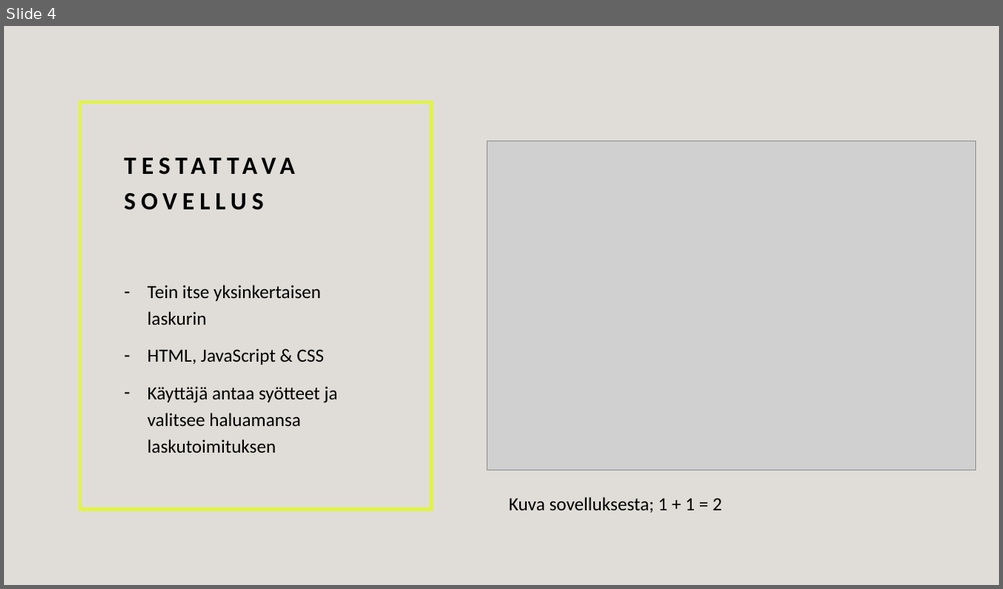
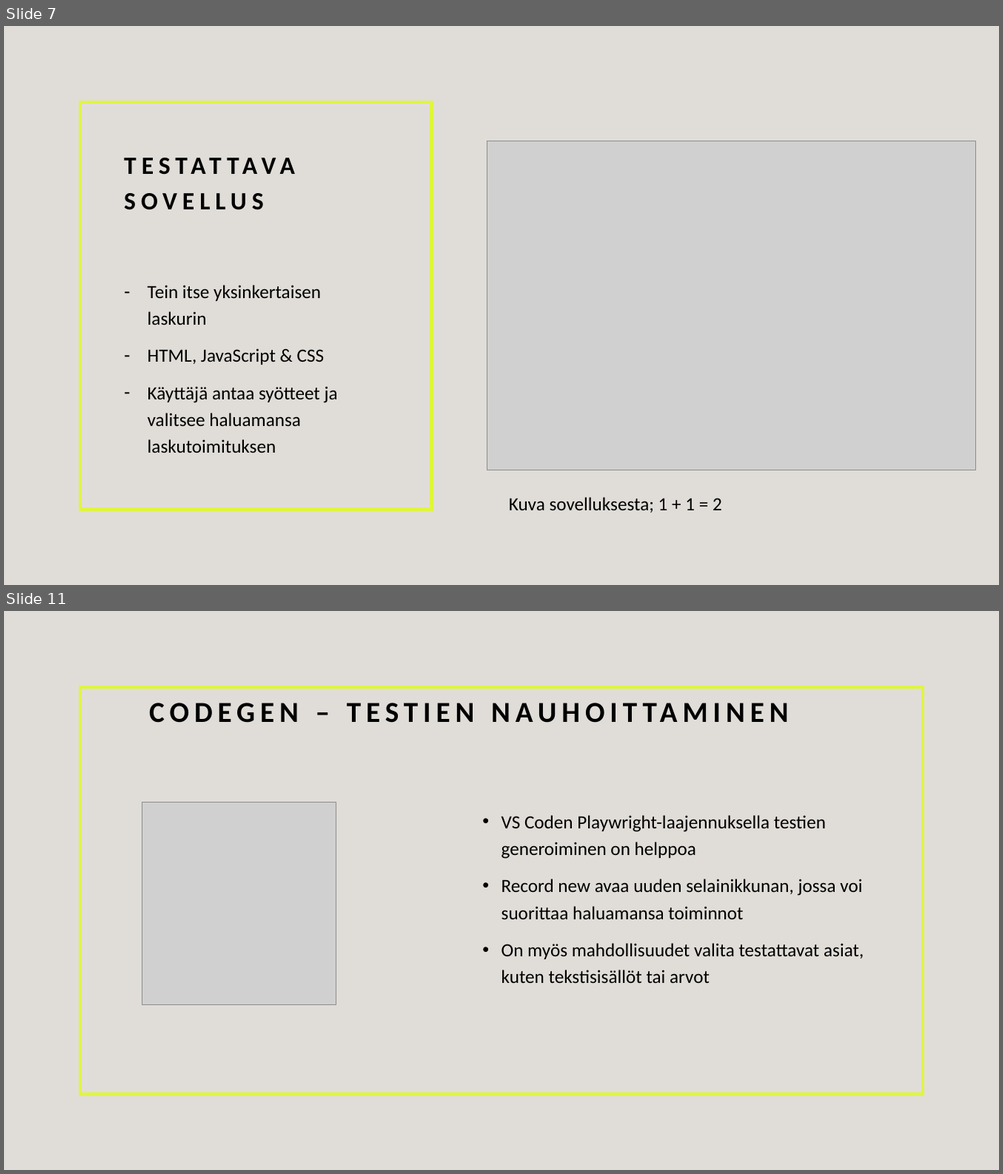
Before and after one commit to TeroAsilainen/ohjelmistotestaus-tyopaja, a slide deck: Playwright.pptx. Shown one above the other, each under a label of ours: slide 4 before the commit, slides 7 and 11 after it; the slides between them are not shown. The pictures are 1003x589 and 1003x1174 pixels, drawn with LibreOffice and Linux fonts; fonts in the diff are those of the drawing; grey boxes stand for pictures. Boxes give left, top, right and bottom in pixels: in the first picture for what was removed or moved away, otherwise in the second. Text is boxed around its words. In the diff, an @@ line names an element or a change of style, - is before the commit and + after.

```diff
--- a/Playwright.pptx
+++ b/Playwright.pptx
@@ slide 11 added at box(4, 611, 999, 1170), background #E0DDD8 @@
@@ rectangle added at box(80, 687, 922, 1094), outline #E0F53D 3 pt @@
@@ picture added at box(142, 802, 336, 1005) @@
@@ text added at box(501, 815, 863, 983), 18 pt, text #000000 @@
+• VS Coden Playwright-laajennuksella testien generoiminen on helppoa
+• Record new avaa uuden selainikkunan, jossa voi suorittaa haluamansa toiminnot
+• On myös mahdollisuudet valita testattavat asiat, kuten tekstisisällöt tai arvot
@@ title added at box(774, 815, 825, 829), 28 pt, text #000000, bold @@
+CODEGEN – TESTIEN NAUHOITTAMINEN
@@ what was slide 4 is now slide 7 @@
```
Also in this commit, not shown: 1 slide changed, 6 other slides added, 8 other files.
